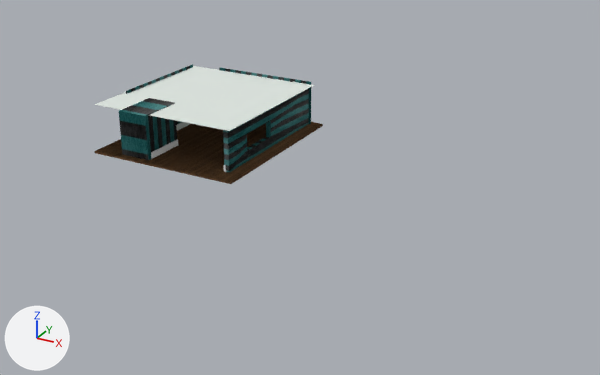
Before and after pictures for a commit that changed the Blender file Assets/3DAsset/Room.blend.
Both versions are drawn from a camera (50 mm lens) standing at (21.7, -30.9, 14.0) and looking at (5.8, -1.9, -0.5). Every picture has the same lights, and +X, +Y and +Z are marked at lower left. The older version comes first.
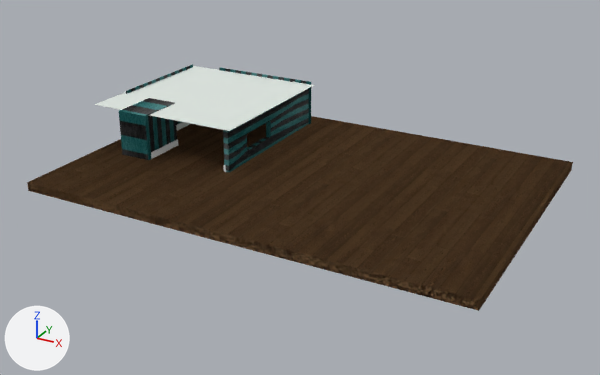
Diff of the bpy script that builds the scene:
```diff
--- a/Assets/3DAsset/Room.blend.py
+++ b/Assets/3DAsset/Room.blend.py
@@ ob_floor @@
 ob_floor = bpy.data.objects.new('floor', me_plane)
-ob_floor.location = (-0.32, 0.45, 0.0)
-ob_floor.scale = (3.63, 4.09, 1.09)
+ob_floor.location = (5.8, -1.23, -0.13)
+ob_floor.scale = (9.51, 6.5, 4.26)
```

Boxes [x1, y1, x2, y2] around the edits, measured in the pictures (600 x 375 px):
'floor', moved, rescaled: before [94, 122, 323, 184]; after [27, 116, 573, 311]
